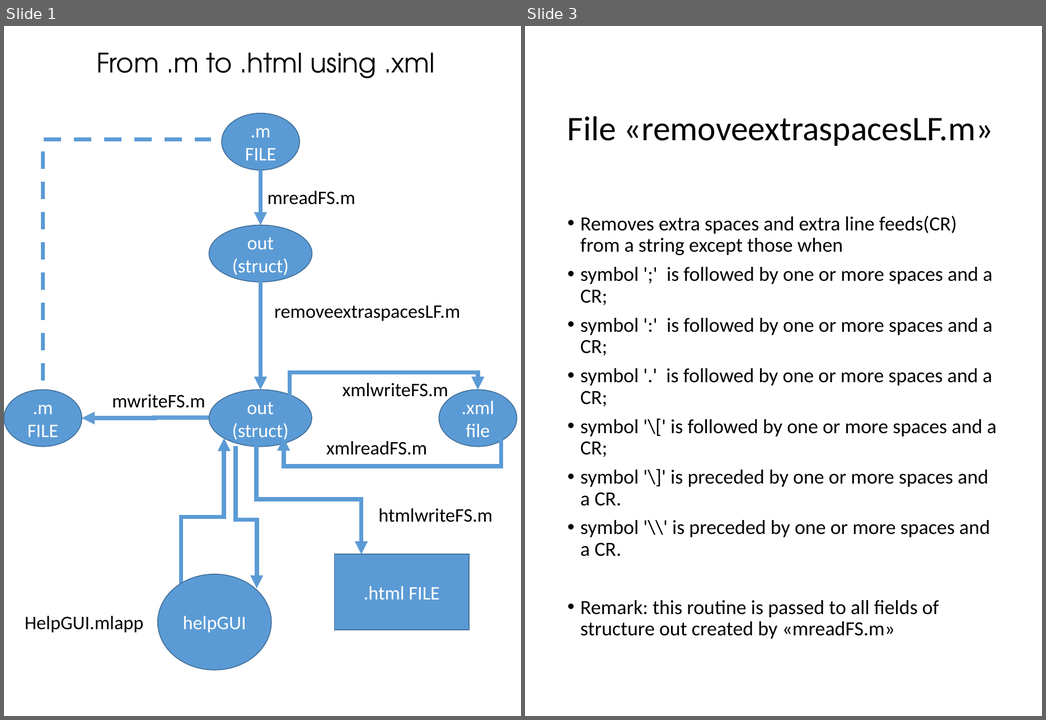
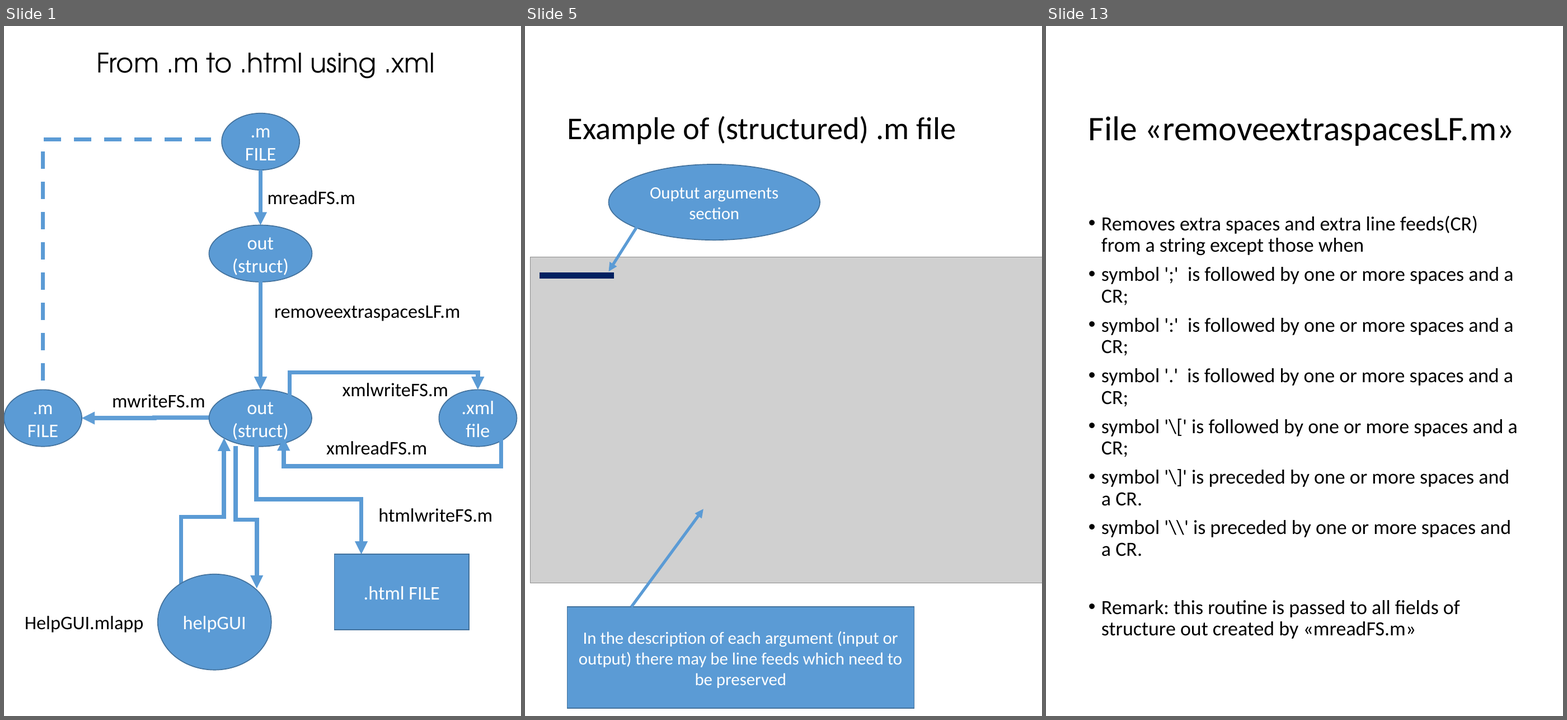
Before and after one commit to kvcorb/FSDA, a slide deck: utilities_help/FlowChart.pptx. Shown side by side, each under a label of ours: slides 1 and 3 before the commit, slides 1, 5 and 13 after it; the slides between them are not shown. The pictures are 1046x720 and 1567x720 pixels, drawn with LibreOffice and Linux fonts; fonts in the diff are those of the drawing; grey boxes stand for pictures. Boxes give left, top, right and bottom in pixels: in the first picture for what was removed or moved away, otherwise in the second. Text is boxed around its words. In the diff, an @@ line names an element or a change of style, - is before the commit and + after.

Commit message:
updated FlowChart.pptx. MInor modifications to code to cope with wanted line feeds

Former-commit-id: 3f97df73b57de67cb285ba945f8d6f44566413fd

```diff
--- a/utilities_help/FlowChart.pptx
+++ b/utilities_help/FlowChart.pptx
@@ slide 5 added at [525,26,1042,716], background #FFFFFF @@
@@ title added at [568,116,957,144], 33 pt, text #000000 @@
+Example of (structured) .m file
@@ ellipse added at [608,164,820,240], fill #5B9BD5, outline #43739E 1 pt, 18 pt, text #FFFFFF @@
+Ouptut arguments section
@@ arrow added from (644, 216) to (608, 272), #5B9BD5 3 pt @@
@@ picture added at [531,257,1042,583] @@
@@ line added from (540, 276) to (614, 276), #002060 6 pt @@
@@ arrow added from (631, 607) to (704, 509), #5B9BD5 3 pt @@
@@ rectangle added at [567,607,914,708], fill #5B9BD5, outline #43739E 1 pt, 18 pt, text #FFFFFF @@
+In the description of each argument (input or output) there may be line feeds which need to be preserved
@@ what was slide 3 is now slide 13 @@
```
Also in this commit, not shown: 2 slides changed, 22 other slides added, 5 other files.
